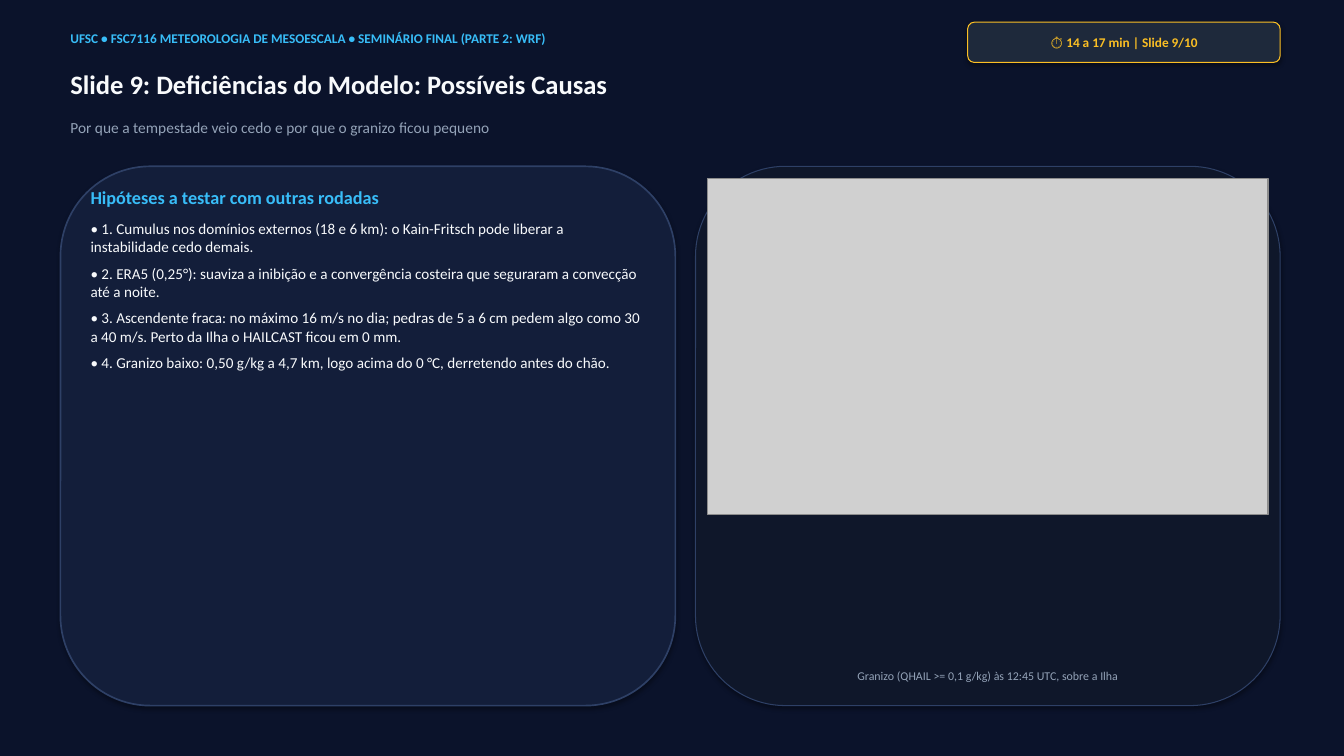
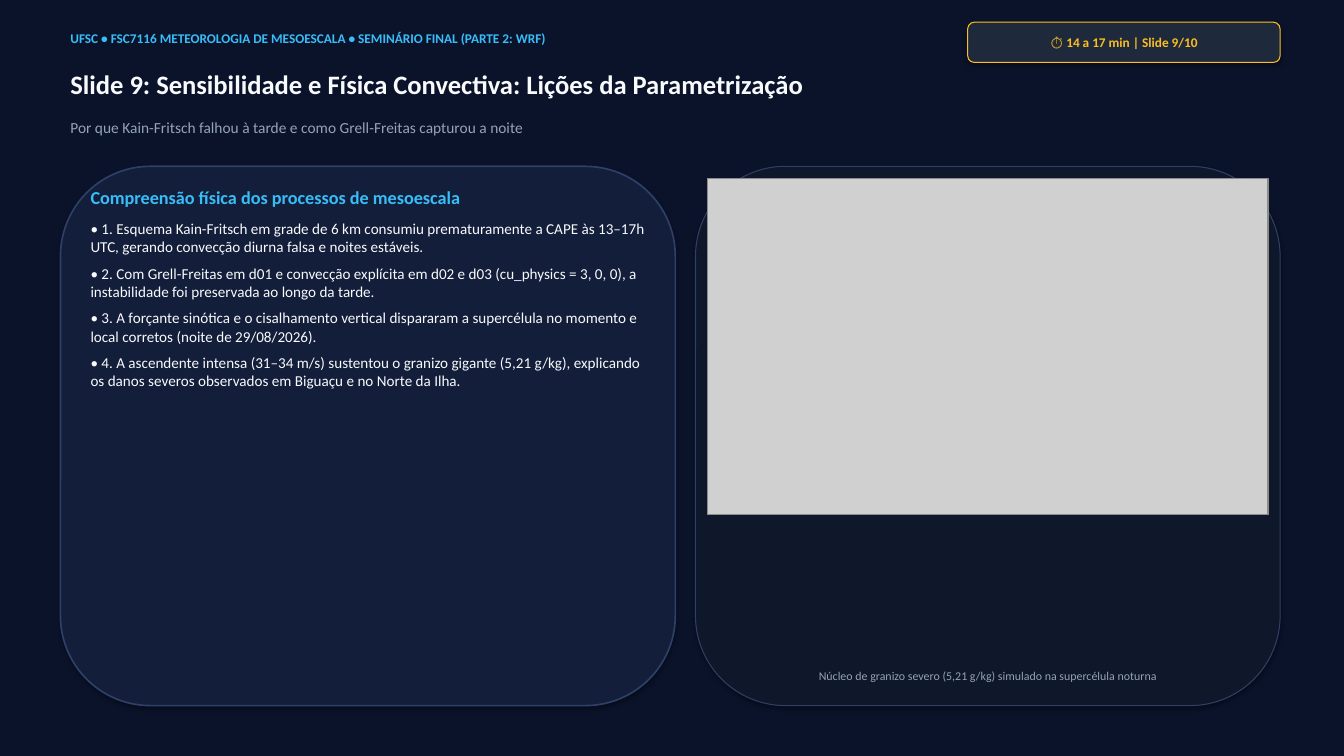
Before and after one commit to reinaldohaas/tarefa-meso, a slide deck: slide 9 of apresentacao/apresentacao_wrf_granizo.pptx. Drawn at 1344x756 pixels with LibreOffice and Linux fonts; fonts in the diff are those of the drawing; grey boxes stand for pictures. Boxes give left, top, right and bottom in pixels: in the first picture for what was removed or moved away, otherwise in the second. Text is boxed around its words. In the diff, an @@ line names an element or a change of style, - is before the commit and + after.

Commit message:
Simulacao e animacao 3D da tempestade severa noturna de granizo (22:45 UTC): rotacao 360, camadas despidas/vestidas e cores individuais

```diff
--- a/apresentacao/apresentacao_wrf_granizo.pptx
+++ b/apresentacao/apresentacao_wrf_granizo.pptx
@@ text at (70,75,803,99): text changed @@
-Slide 9: Deficiências do Modelo: Possíveis Causas
+Slide 9: Sensibilidade e Física Convectiva: Lições da Parametrização
@@ text at (70,122,522,136): text changed @@
-Por que a tempestade veio cedo e por que o granizo ficou pequeno
+Por que Kain-Fritsch falhou à tarde e como Grell-Freitas capturou a noite
@@ text at (91,191,644,389): text changed @@
-Hipóteses a testar com outras rodadas
-• 1. Cumulus nos domínios externos (18 e 6 km): o Kain-Fritsch pode liberar a instabilidade cedo demais.
-• 2. ERA5 (0,25°): suaviza a inibição e a convergência costeira que seguraram a convecção até a noite.
-• 3. Ascendente fraca: no máximo 16 m/s no dia; pedras de 5 a 6 cm pedem algo como 30 a 40 m/s. Perto da Ilha o HAILCAST ficou em 0 mm.
-• 4. Granizo baixo: 0,50 g/kg a 4,7 km, logo acima do 0 °C, derretendo antes do chão.
+Compreensão física dos processos de mesoescala
+• 1. Esquema Kain-Fritsch em grade de 6 km consumiu prematuramente a CAPE às 13–17h UTC, gerando convecção diurna falsa e noites estáveis.
+• 2. Com Grell-Freitas em d01 e convecção explícita em d02 e d03 (cu_physics = 3, 0, 0), a instabilidade foi preservada ao longo da tarde.
+• 3. A forçante sinótica e o cisalhamento vertical dispararam a supercélula no momento e local corretos (noite de 29/08/2026).
+• 4. A ascendente intensa (31–34 m/s) sustentou o granizo gigante (5,21 g/kg), explicando os danos severos observados em Biguaçu e no Norte da Ilha.
@@ text at (819,671,1157,682): text changed @@
-Granizo (QHAIL >= 0,1 g/kg) às 12:45 UTC, sobre a Ilha
+Núcleo de granizo severo (5,21 g/kg) simulado na supercélula noturna
```
Also in this commit, not shown: 6 other slides changed, 22 other files.
